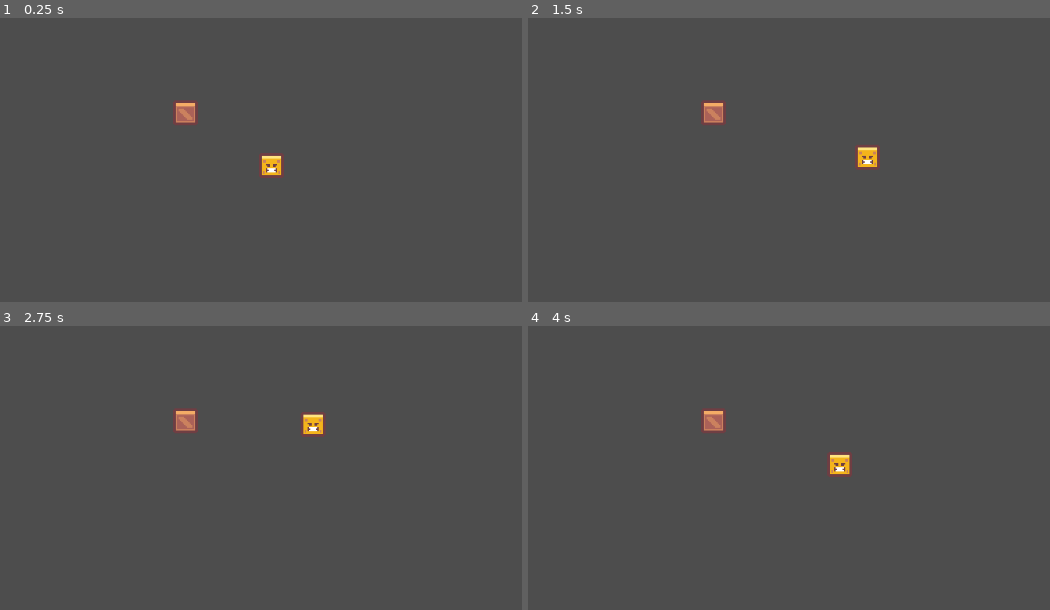
Above: before the commit, frames 1-4 (two rows, left to right).
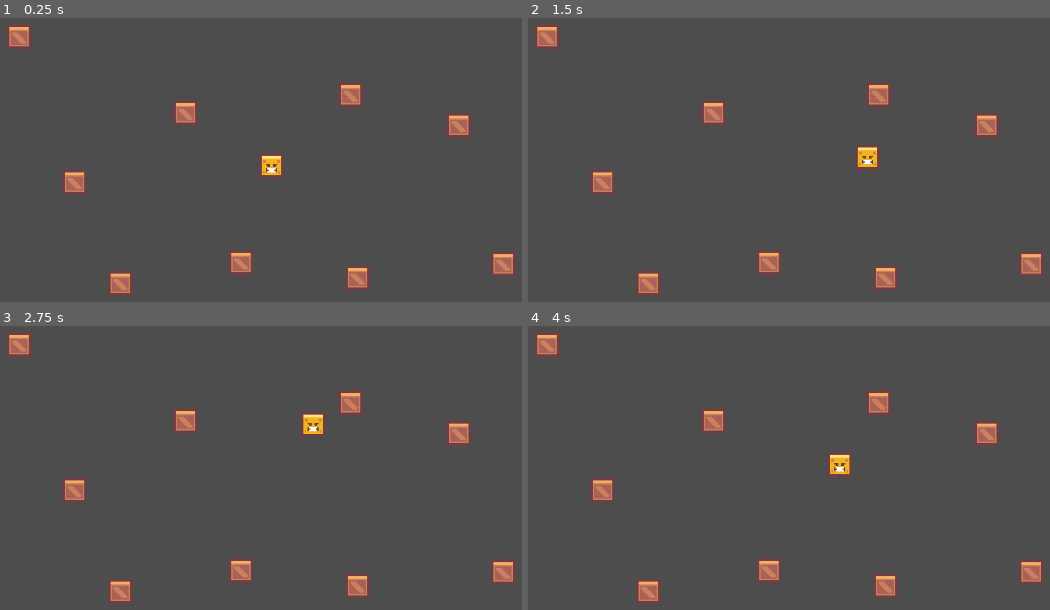
Above: after the commit, the same moments.

Repository: siwanetzu/microprojects
Game: Godot game, scene res://Physics/physics.tscn
Two runs of this game, one before a commit and one after it. Both use one fixed random seed, a clock stepped at 60 frames per second and the inputs below. This scene is started directly instead of the project's main scene.
Inputs (mouse positions are in pixels of both pictures, inside the frame that each line leads up to):
- Up to frame 1 (0.25 s): no input
- Up to frame 2 (1.5 s): tap Enter at 0.5 s; move the mouse to (976, 142) at 0.52 s; click (976, 142) at 0.67 s; move the mouse to (637, 188) at 1.27 s; click (637, 188) at 1.42 s
- Up to frame 3 (2.75 s): move the mouse to (349, 374) at 2.02 s; click (349, 374) at 2.17 s
- Up to frame 4 (4 s): move the mouse to (757, 564) at 2.77 s; click (757, 564) at 2.92 s; move the mouse to (1039, 541) at 3.52 s; click (1039, 541) at 3.67 s

The runs differ from the first frame. In frame 1, 3.2% of the frame differs, in the area x 1-99%, y 2-98%; in frame 2, 3.2%; in frame 3, 3.2%; in frame 4, 3.2%.

Commit message:
added more crates and saved it as a scene

Diff:
--- /dev/null
+++ b/Physics/crate.tscn
@@ -0,0 +1,18 @@
+[gd_scene load_steps=3 format=3 uid="uid://d1nf1d04if3oo"]
+
+[ext_resource type="Texture2D" uid="uid://b5jj8w386imjn" path="res://Physics/Assets/Crate.png" id="1_ki0g2"]
+
+[sub_resource type="RectangleShape2D" id="RectangleShape2D_ngakd"]
+size = Vector2(18, 18)
+
+[node name="Crate" type="RigidBody2D"]
+gravity_scale = 0.0
+linear_damp = 3.0
+
+[node name="Crate2" type="Sprite2D" parent="."]
+position = Vector2(-62, -38)
+texture = ExtResource("1_ki0g2")
+
+[node name="CollisionShape2D" type="CollisionShape2D" parent="."]
+position = Vector2(-62, -38)
+shape = SubResource("RectangleShape2D_ngakd")
--- a/Physics/physics.tscn
+++ b/Physics/physics.tscn
@@ -1,13 +1,10 @@
-[gd_scene load_steps=6 format=3 uid="uid://dvkc78752nr85"]
+[gd_scene load_steps=5 format=3 uid="uid://dvkc78752nr85"]
 
 [ext_resource type="Script" path="res://Physics/player.gd" id="1_ocmx3"]
 [ext_resource type="Texture2D" uid="uid://cjhm2taei47ex" path="res://Physics/Assets/PhysicsCharacter.png" id="1_wf7on"]
-[ext_resource type="Texture2D" uid="uid://b5jj8w386imjn" path="res://Physics/Assets/Crate.png" id="3_gm30i"]
+[ext_resource type="PackedScene" uid="uid://d1nf1d04if3oo" path="res://Physics/crate.tscn" id="3_tlt2t"]
 
 [sub_resource type="RectangleShape2D" id="RectangleShape2D_vq8dc"]
-size = Vector2(18, 18)
-
-[sub_resource type="RectangleShape2D" id="RectangleShape2D_ngakd"]
 size = Vector2(18, 18)
 
 [node name="Main" type="Node2D"]
@@ -27,13 +24,28 @@
 [node name="Camera2D" type="Camera2D" parent="."]
 zoom = Vector2(2, 2)
 
-[node name="Crate" type="RigidBody2D" parent="."]
-gravity_scale = 0.0
+[node name="Crate" parent="." instance=ExtResource("3_tlt2t")]
 
-[node name="Crate2" type="Sprite2D" parent="Crate"]
-position = Vector2(-62, -38)
-texture = ExtResource("3_gm30i")
+[node name="Crate2" parent="." instance=ExtResource("3_tlt2t")]
+position = Vector2(-120, -55)
 
-[node name="CollisionShape2D" type="CollisionShape2D" parent="Crate"]
-position = Vector2(-62, -38)
-shape = SubResource("RectangleShape2D_ngakd")
+[node name="Crate3" parent="." instance=ExtResource("3_tlt2t")]
+position = Vector2(229, 109)
+
+[node name="Crate4" parent="." instance=ExtResource("3_tlt2t")]
+position = Vector2(119, -13)
+
+[node name="Crate5" parent="." instance=ExtResource("3_tlt2t")]
+position = Vector2(197, 9)
+
+[node name="Crate6" parent="." instance=ExtResource("3_tlt2t")]
+position = Vector2(-80, 50)
+
+[node name="Crate7" parent="." instance=ExtResource("3_tlt2t")]
+position = Vector2(40, 108)
+
+[node name="Crate8" parent="." instance=ExtResource("3_tlt2t")]
+position = Vector2(124, 119)
+
+[node name="Crate9" parent="." instance=ExtResource("3_tlt2t")]
+position = Vector2(-47, 123)
